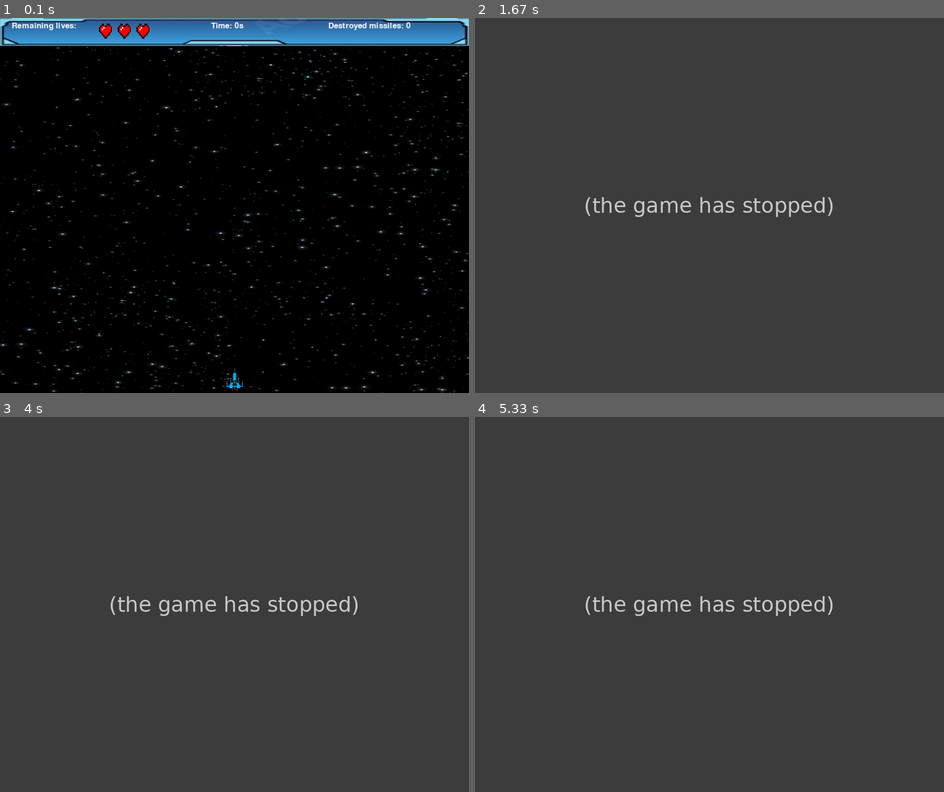
Above: before the commit, frames 1-4 (two rows, left to right).
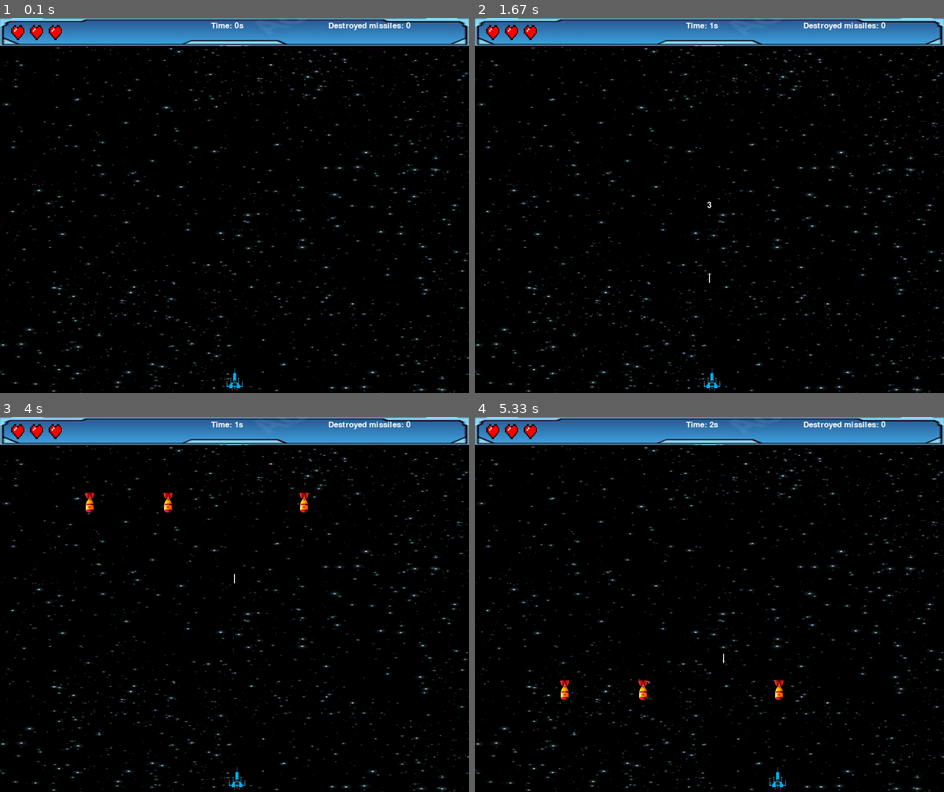
Above: after the commit, the same moments.

Repository: dimitar-st-atanasov/pygame_space_survivor
Game: pygame game, started from main.py
Two runs of this game, one before a commit and one after it. Both use one fixed random seed, a clock stepped at 60 frames per second and the inputs below.
Inputs:
- Up to frame 1 (0.1 s): no input
- Up to frame 2 (1.67 s): tap Space at 0.33, 0.73, 1.03 s; hold Esc 0.67-1.13 s; hold Right 0.67-1.13 s
- Up to frame 3 (4 s): no input
- Up to frame 4 (5.33 s): hold Right from 4.87 s (still down); tap Space at 4.93, 5.23 s

The runs differ from the first frame. In frame 1, 0.6% of the frame differs, in the area x 2-32%, y 1-6%; in frame 2, 99%; in frame 3, 100%, in the area x 0-100%, y 0-100%; in frame 4, 99%.
Error before the commit: TypeError: draw() missing 1 required positional argument: 'shield_enabled' (main.py line 229); the game stopped at 0.67 s (later frames are placeholders)

Commit message:
Adding falling extra live heart when 30 destroyed missilies on combo and also fixing time in pause

Diff:
--- a/main.py
+++ b/main.py
@@ -32,6 +32,7 @@
 PLAYER_VEL = 5
 MISSILE_VEL = 5
 LASER_VEL = 10
+EXTRA_LIVE_HEART_VEL = 3
 
 MISSILE_WIDTH = 20
 MISSILE_HEIGHT = 45
@@ -53,15 +54,16 @@
 two_text = FONT.render("2", 1, "white")
 three_text = FONT.render("3", 1, "white")
 
-def draw(player, elapsed_time, missiles, lasers, live_hearts, hit, extra_points, shield_enabled):
+def draw(player, elapsed_time, missiles, lasers, live_hearts, hit, extra_points, shield_enabled, extra_live_hearts):
 
     # Render and display background and toolbar
     WIN.blit(TOOLBAR, (0, 0))
     WIN.blit(BG, (0, 61))
 
+    # FIXME If decided to return the text of remaining lives
     # Render and display remaining lives text
-    show_hits = FONT.render(f"Remaining lives:", 1, "white")
-    WIN.blit(show_hits, (25, 8))
+    # show_hits = FONT.render(f"Remaining lives:", 1, "white")
+    # WIN.blit(show_hits, (25, 8))
 
     # Render and display destroyed missiles number
     show_destroyed_missiles = FONT.render(f"Destroyed missiles: {len(extra_points)}", 1, "white")
@@ -69,7 +71,9 @@
 
     # Render and display live hearts
     for i in range(live_hearts):
-        WIN.blit(LIVE_HEART, (210 + i * 40, 10))
+        # FIXME If decided to return the text of remaining lives
+        # WIN.blit(LIVE_HEART, (210 + i * 40, 10))
+        WIN.blit(LIVE_HEART, (23 + i * 40, 13))
 
     # Render and display elapsed time
     time_text = FONT.render(f"Time: {round(elapsed_time)}s", 1, "white")
@@ -94,6 +98,10 @@
 
     if shield_enabled:
         WIN.blit(SHIELD, (player.x, player.y))
+
+    for extra_live_heart in extra_live_hearts:
+        WIN.blit(LIVE_HEART, (extra_live_heart.x, extra_live_heart.y))
+        WIN.blit(SHIELD, (extra_live_heart.x - 4, extra_live_heart.y - 8))
 
     pygame.display.update()
 
@@ -139,6 +147,8 @@
     # FIXME The time to show minutes and seconds. Not only seconds
     start_time = time.time()
     elapsed_time = 0
+    paused_time = 0
+    pause_start = None
 
     missile_add_increment = 2000 # Starting respawn time gap of falling missiles
     missile_count = 0
@@ -157,10 +167,12 @@
     helper = False
     combo_missile_destroyed = 0
     shield_enabled = False
+    extra_live_heart_enabled = False
+    extra_live_hearts = []
 
     while run:
         missile_count += clock.tick(60)
-        elapsed_time = time.time() - start_time
+        elapsed_time = time.time() - start_time - paused_time
 
         # Earn extra lives
         current_minute = int(elapsed_time // 60)  # Convert elapsed time to full minutes
@@ -196,7 +208,7 @@
             player.y += PLAYER_VEL
         if keys[pygame.K_SPACE]:
             current_time = time.time()
-            if len(extra_points) < 15 or helper == False:
+            if helper == False:
                 if len(lasers) <= 0:
                     laser = pygame.Rect(player.x + SPACESHIP_WIDTH // 2 - LASER_WIDTH // 2, player.y, LASER_WIDTH, LASER_HEIGHT)
                     lasers.append(laser)
@@ -212,6 +224,7 @@
 
         # Pause/unpause the game with "P" or ESC key
         if pause:
+            pause_start = time.time()
             WIN.blit(pause_text, (WIDTH / 2 - pause_text.get_width() / 2, HEIGHT / 2 - pause_text.get_height() / 2))
             pygame.display.update()
             while pause:
@@ -226,11 +239,12 @@
                         for _, text in zip(range(3, 0, -1), [three_text, two_text, one_text]):
                             WIN.blit(BG, (0, 61))
                             WIN.blit(TOOLBAR, (0, 0))
-                            draw(player, elapsed_time, missiles, lasers, live_hearts, hit, extra_points)
+                            draw(player, elapsed_time, missiles, lasers, live_hearts, hit, extra_points, shield_enabled, extra_live_hearts)
 
                             WIN.blit(text, (WIDTH / 2 - text.get_width() / 2, HEIGHT / 2 - text.get_height() / 2))
                             pygame.display.update()
                             pygame.time.delay(1000)
+                        paused_time += time.time() - pause_start
                         break
 
         # Generate falling missiles and remove them if hit spaceship
@@ -276,6 +290,9 @@
                             helper = True
                         if combo_missile_destroyed >= 30:
                             shield_enabled = True
+                        if combo_missile_destroyed == 50:
+                            extra_live_heart_enabled = True
+
                     except ValueError:
                         pass
 
@@ -285,6 +302,23 @@
                         except ValueError:
                             pass
                     break
+
+        if extra_live_heart_enabled:
+            extra_live_heart_x = random.randint(0, WIDTH - LIVE_HEART_WIDTH)
+            extra_live_heart = pygame.Rect(extra_live_heart_x, 60, LIVE_HEART_WIDTH, LIVE_HEART_HEIGHT)
+            extra_live_hearts.append(extra_live_heart)
+
+        for extra_live_heart in extra_live_hearts[:]:
+            extra_live_heart.y += EXTRA_LIVE_HEART_VEL
+            if extra_live_heart.y > HEIGHT:
+                extra_live_hearts.remove(extra_live_heart)
+            if extra_live_heart.x + extra_live_heart.width > WIDTH:
+                extra_live_heart.x = WIDTH - extra_live_heart.width
+            if player.colliderect(extra_live_heart):
+                extra_live_hearts.remove(extra_live_heart)
+                if live_hearts < 5:
+                    live_hearts += 1
+            extra_live_heart_enabled = False
 
         # Game Over
         if live_hearts == 0:
@@ -342,7 +376,7 @@
                 run = False
                 break
 
-        draw(player, elapsed_time, missiles, lasers, live_hearts, hit, extra_points, shield_enabled)
+        draw(player, elapsed_time, missiles, lasers, live_hearts, hit, extra_points, shield_enabled, extra_live_hearts)
 
     pygame.quit()
 
